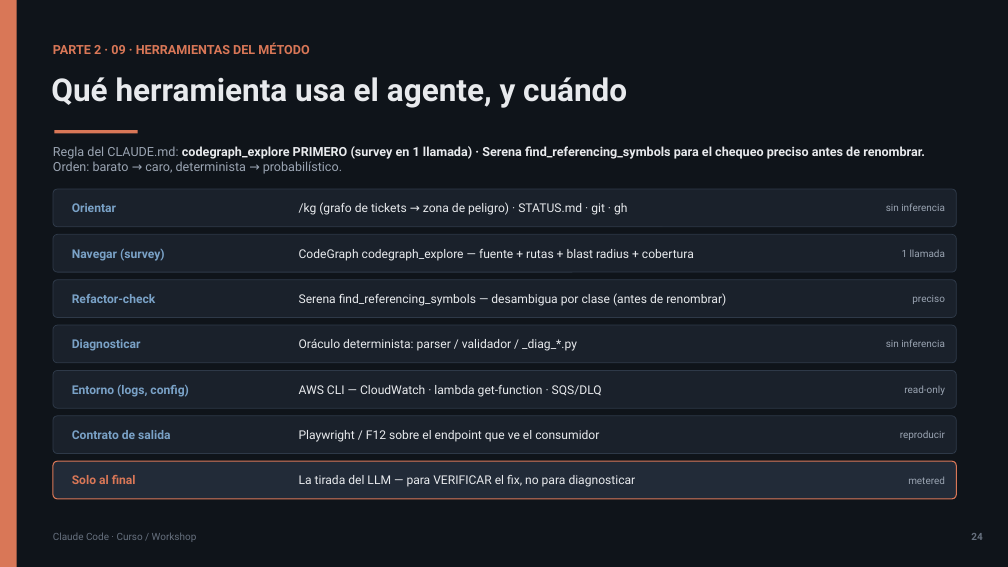
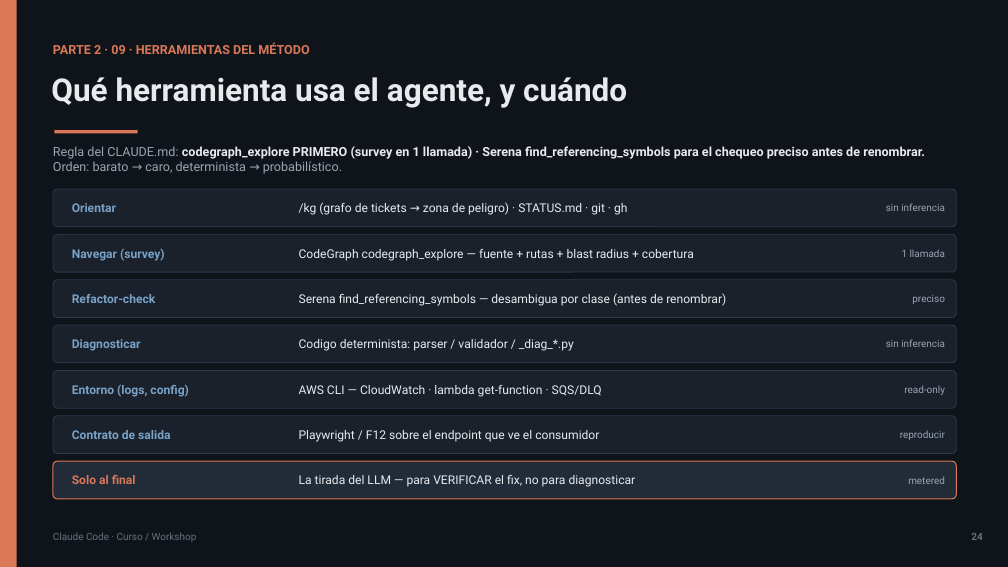
Before and after one commit to olonok69/claude_code_ml_engineer, a slide deck: slide 27 of presentacion/Claude_Code_Presentacion.pptx (slide 26 before the commit). Drawn at 1008x567 pixels with LibreOffice and Linux fonts; fonts in the diff are those of the drawing. Boxes give left, top, right and bottom in pixels: in the first picture for what was removed or moved away, otherwise in the second. Text is boxed around its words. In the diff, an @@ line names an element or a change of style, - is before the commit and + after.

```diff
--- a/presentacion/Claude_Code_Presentacion.pptx
+++ b/presentacion/Claude_Code_Presentacion.pptx
@@ text at box(299, 339, 574, 351): text changed @@
-Oráculo determinista: parser / validador / _diag_*.py
+Codigo determinista: parser / validador / _diag_*.py
```
Also in this commit, not shown: 1 slide added, 8 other files.
